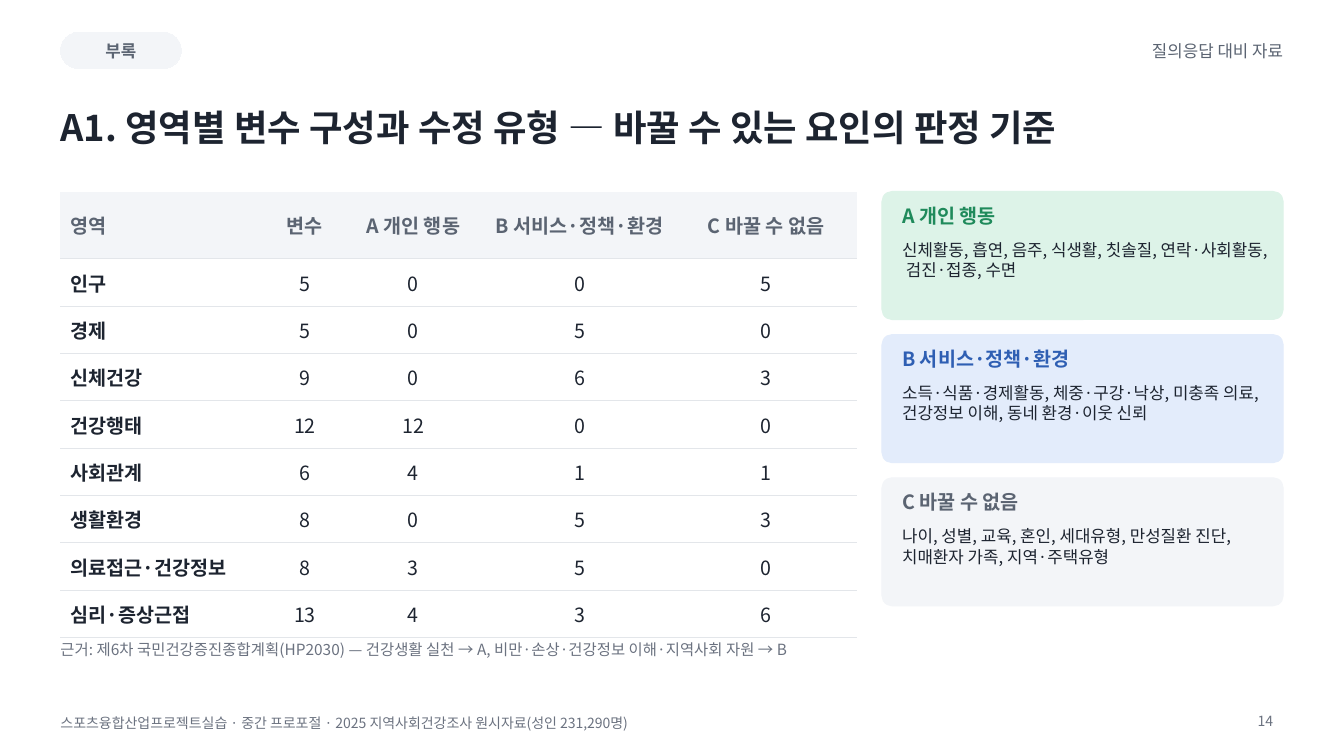
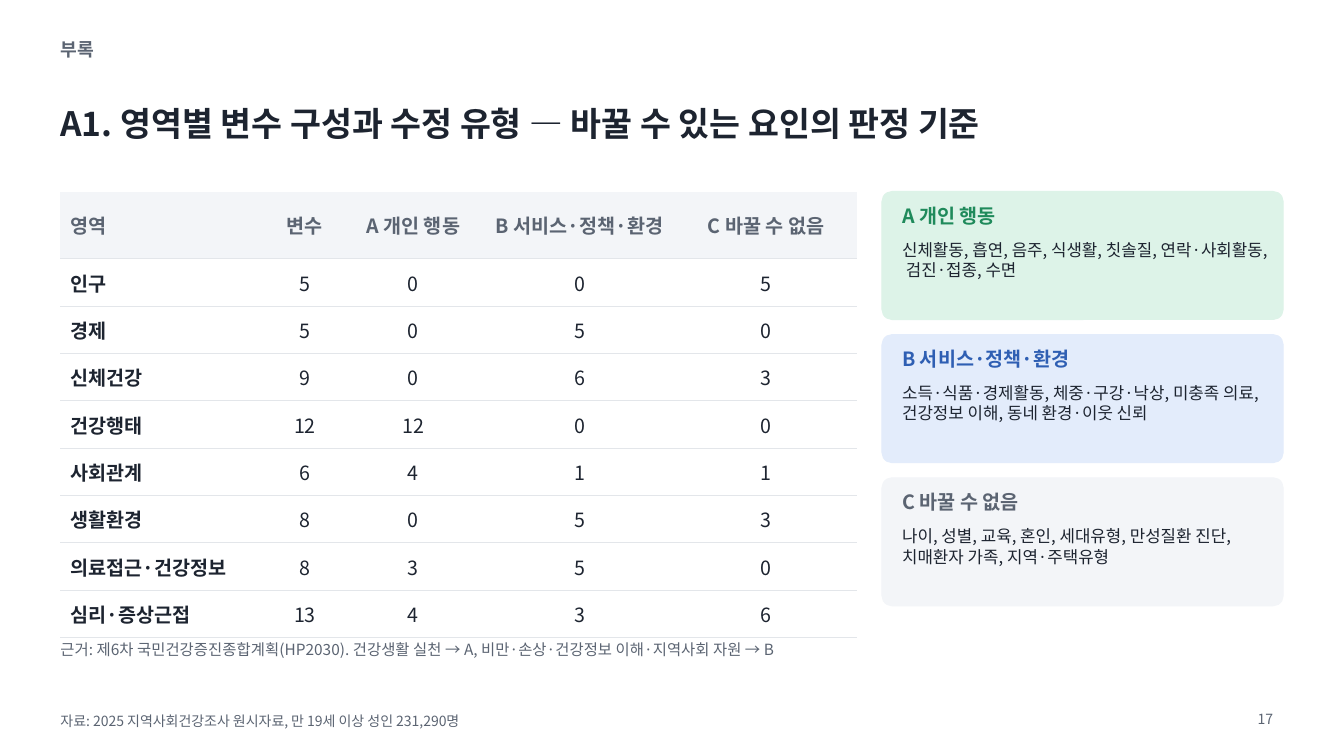
Before and after one commit to 202103116-stack/Depression_MultiDomain_Capstone, a slide deck: slide 17 of presentation/proposal_v2.pptx (slide 14 before the commit). Drawn at 1344x756 pixels with LibreOffice and Linux fonts; fonts in the diff are those of the drawing. Boxes give left, top, right and bottom in pixels: in the first picture for what was removed or moved away, otherwise in the second. Text is boxed around its words. In the diff, an @@ line names an element or a change of style, - is before the commit and + after.

```diff
--- a/presentation/proposal_v2.pptx
+++ b/presentation/proposal_v2.pptx
@@ rounded rectangle removed at bbox=[60, 32, 181, 69] @@
-부록
@@ text added at bbox=[60, 41, 93, 58], 13 pt, text #5B6472, bold @@
+부록
@@ text removed at bbox=[1152, 43, 1283, 59] @@
-질의응답 대비 자료
@@ title "A1. 영역별 변수 구성과 수정 ..." at bbox=[60, 107, 980, 139]: size 26 to 24 pt @@
@@ text at bbox=[60, 642, 774, 658]: text changed; text colour #6B7280 to #5B6472 @@
-근거: 제6차 국민건강증진종합계획(HP2030) — 건강생활 실천 → A, 비만·손상·건강정보 이해·지역사회 자원 → B
+근거: 제6차 국민건강증진종합계획(HP2030). 건강생활 실천 → A, 비만·손상·건강정보 이해·지역사회 자원 → B
@@ text at bbox=[60, 714, 459, 729]: text changed; text colour #6B7280 to #5B6472 @@
-스포츠융합산업프로젝트실습 · 중간 프로포절 · 2025 지역사회건강조사 원시자료(성인 231,290명)
+자료: 2025 지역사회건강조사 원시자료, 만 19세 이상 성인 231,290명
@@ page number removed at bbox=[1258, 716, 1274, 726] @@
-14
@@ page number added at bbox=[1258, 713, 1274, 724], 10 pt, text #5B6472 @@
+17
```
Also in this commit, not shown: 12 other slides changed, 7 slides added, 4 slides removed, 11 other files.
